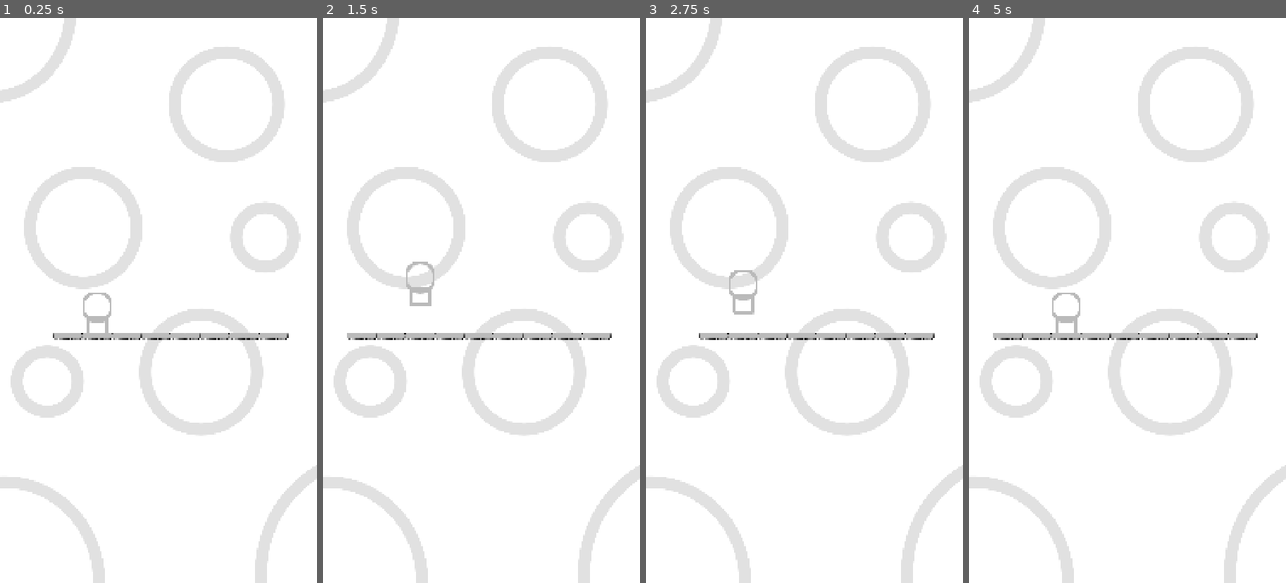
Above: before the commit, frames 1-4 (left to right).
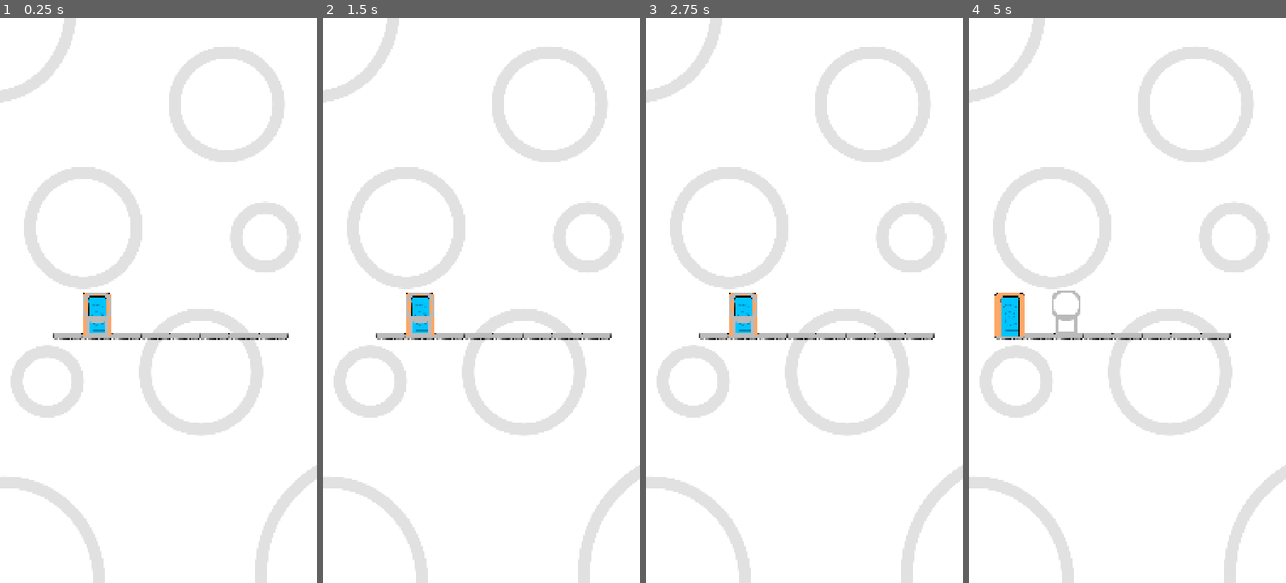
Above: after the commit, the same moments.

Repository: ocastrm/Projet_solo_1
Game: Godot game, scene res://Scene/monde.tscn
Two runs of this game, one before a commit and one after it. Both use one fixed random seed, a clock stepped at 60 frames per second and the inputs below.
Inputs:
- Up to frame 1 (0.25 s): no input
- Up to frame 2 (1.5 s): tap Enter at 0.5 s; tap Space (Saut) at 0.77 s
- Up to frame 3 (2.75 s): tap Space (Saut) at 1.52 s
- Up to frame 4 (5 s): tap Space (Saut) at 3.02, 3.5, 3.77, 4.52 s

The runs differ from the first frame. In frame 1, 0.4% of the frame differs, in the area x 26-36%, y 48-57%; in frame 2, 0.9%; in frame 3, 0.7%; in frame 4, 1.2%, in the area x 7-92%, y 48-57%.

Commit message:
Debut et fin de niveau avec porte

Diff:
--- /dev/null
+++ b/Scene/Niveau/Element_de_niveau/Obstacles/muret.tscn
@@ -0,0 +1,16 @@
+[gd_scene load_steps=3 format=3 uid="uid://c5ld65k4ylcnw"]
+
+[ext_resource type="Texture2D" uid="uid://c6ixkk6vc6w4c" path="res://Asset/Eléments/muret_v.01.png" id="1_2qt2u"]
+
+[sub_resource type="RectangleShape2D" id="RectangleShape2D_826l4"]
+size = Vector2(10, 18)
+
+[node name="Muret" type="CharacterBody2D"]
+
+[node name="Sprite2D" type="Sprite2D" parent="."]
+texture_filter = 1
+texture = ExtResource("1_2qt2u")
+
+[node name="CollisionShape2D" type="CollisionShape2D" parent="."]
+position = Vector2(0, 2)
+shape = SubResource("RectangleShape2D_826l4")
--- a/Scene/Niveau/Element_de_niveau/Script/plateforme.gd
+++ b/Scene/Niveau/Element_de_niveau/Script/plateforme.gd
@@ -4,7 +4,7 @@
 
 
 func _physics_process(delta: float) -> void:
-	if get_parent().find_child("Timer_attente_plateforme").is_stopped() :
+	if get_parent().find_child("Timer_attente_plateforme").is_stopped() and get_parent().demarrer == true :
 		avancer(delta)
 
 func avancer(delta: float):
--- /dev/null
+++ b/Scene/Niveau/Element_de_niveau/porte.tscn
@@ -0,0 +1,19 @@
+[gd_scene load_steps=4 format=3 uid="uid://ber0bvccjpa3y"]
+
+[ext_resource type="Texture2D" uid="uid://ca00qh8e31who" path="res://Asset/Eléments/porte_v.01.png" id="1_nhc4e"]
+[ext_resource type="Script" uid="uid://co20lcumg3okl" path="res://Scene/Niveau/Element_de_niveau/Script/plateforme.gd" id="2_5q86m"]
+
+[sub_resource type="RectangleShape2D" id="RectangleShape2D_5q86m"]
+size = Vector2(100, 150)
+
+[node name="Porte" type="CharacterBody2D"]
+collision_layer = 2
+collision_mask = 128
+script = ExtResource("2_5q86m")
+
+[node name="Sprite2D" type="Sprite2D" parent="."]
+texture = ExtResource("1_nhc4e")
+
+[node name="CollisionShape2D" type="CollisionShape2D" parent="."]
+texture_filter = 1
+shape = SubResource("RectangleShape2D_5q86m")
--- a/Scene/Niveau/Script/niveau.gd
+++ b/Scene/Niveau/Script/niveau.gd
@@ -1,23 +1,41 @@
 extends Node2D
 @export var plateforme_scene :PackedScene
+@export var porte_scene :PackedScene
+@export var muret_scene :PackedScene
+var demarrer = false
+@export var vague = 10
+var vague_passe = 0
 
 func _ready() -> void:
-	init_niveau()
+	debut_jeux()
 
 func _process(_delta: float) -> void:
 	pass
 
+func debut_jeux():
+	$Joueur.position = $Position_joueur.position
+	for i in range(8):
+		generer_plateforme(Vector2($Position_plateforme.global_position.x - i * 100,$Position_plateforme.global_position.y))
+		$Start_timer.start()
+		generer_porte($Position_joueur.global_position)
+
 func init_niveau():
-	$Joueur.position = $Position_joueur.position
 	$Timer_apparition_plateforme.start()
 	$Timer_attente_plateforme.start()
-	for i in range(8):
-		generer_plateforme(Vector2($Position_plateforme.global_position.x - i * 100,$Position_plateforme.global_position.y))
+	demarrer = true
+
+func fin_niveau():
+	demarrer = false
 
 func generer_plateforme(Position):
 	var plateforme :CharacterBody2D = plateforme_scene.instantiate()
 	add_child(plateforme)
 	plateforme.global_position = Position
+
+func generer_porte(Position):
+	var porte = porte_scene.instantiate()
+	add_child(porte)
+	porte.global_position = Position
 
 func verifier_action():
 	for i in $Joueur.prochaines_actions :
@@ -28,9 +46,20 @@
 			$Joueur.prochaines_actions = []
 
 func _on_timer_apparition_plateforme_timeout() -> void:
-	generer_plateforme($Position_plateforme.global_position)
-	verifier_action()
-	$Timer_attente_plateforme.start()
+	if vague_passe < vague :
+		generer_plateforme($Position_plateforme.global_position)
+		verifier_action()
+		$Timer_attente_plateforme.start()
+		vague_passe += 1
+		if vague_passe == vague - 5 :
+			generer_porte(Vector2($Position_plateforme.global_position.x,$Position_joueur.global_position.y))
+	else :
+		generer_plateforme($Position_plateforme.global_position)
+		fin_niveau()
+
 
 func _on_area_2d_body_entered(body: Node2D) -> void:
 	body.queue_free()
+
+func _on_start_timer_timeout() -> void:
+	init_niveau()
--- a/Scene/Niveau/niveau_1.tscn
+++ b/Scene/Niveau/niveau_1.tscn
@@ -1,8 +1,9 @@
-[gd_scene load_steps=6 format=3 uid="uid://u7ettx1nfbjl"]
+[gd_scene load_steps=7 format=3 uid="uid://u7ettx1nfbjl"]
 
 [ext_resource type="PackedScene" uid="uid://dcf6mhl2mubir" path="res://Scene/joueur.tscn" id="1_gjrnc"]
 [ext_resource type="Script" uid="uid://8rg06v4t8pm6" path="res://Scene/Niveau/Script/niveau.gd" id="1_j62dv"]
 [ext_resource type="PackedScene" uid="uid://bqfw3qfm5y6kb" path="res://Scene/Niveau/Element_de_niveau/plateforme.tscn" id="2_m1cyu"]
+[ext_resource type="PackedScene" uid="uid://ber0bvccjpa3y" path="res://Scene/Niveau/Element_de_niveau/porte.tscn" id="3_dx10x"]
 
 [sub_resource type="RectangleShape2D" id="RectangleShape2D_m1cyu"]
 
@@ -11,11 +12,16 @@
 [node name="Niveau 1" type="Node2D"]
 script = ExtResource("1_j62dv")
 plateforme_scene = ExtResource("2_m1cyu")
+porte_scene = ExtResource("3_dx10x")
 
 [node name="Timer_apparition_plateforme" type="Timer" parent="."]
 
 [node name="Timer_attente_plateforme" type="Timer" parent="."]
 wait_time = 0.8
+one_shot = true
+
+[node name="Start_timer" type="Timer" parent="."]
+wait_time = 3.0
 one_shot = true
 
 [node name="Position_joueur" type="Marker2D" parent="."]
@@ -49,4 +55,5 @@
 scale = Vector2(2, 2)
 
 [connection signal="timeout" from="Timer_apparition_plateforme" to="." method="_on_timer_apparition_plateforme_timeout"]
+[connection signal="timeout" from="Start_timer" to="." method="_on_start_timer_timeout"]
 [connection signal="body_entered" from="Area2D" to="." method="_on_area_2d_body_entered"]
--- a/Scene/monde.tscn
+++ b/Scene/monde.tscn
@@ -1,8 +1,9 @@
-[gd_scene load_steps=4 format=3 uid="uid://v0edqos2dlln"]
+[gd_scene load_steps=5 format=3 uid="uid://v0edqos2dlln"]
 
 [ext_resource type="Texture2D" uid="uid://blth40doslwrk" path="res://Asset/Eléments/Fondecran_v.01.png" id="1_gv6ta"]
 [ext_resource type="PackedScene" uid="uid://u7ettx1nfbjl" path="res://Scene/Niveau/niveau_1.tscn" id="1_r8qe0"]
 [ext_resource type="PackedScene" uid="uid://bjp4x6vl5boep" path="res://Scene/iu.tscn" id="2_gv6ta"]
+[ext_resource type="PackedScene" uid="uid://c5ld65k4ylcnw" path="res://Scene/Niveau/Element_de_niveau/Obstacles/muret.tscn" id="3_8e8qk"]
 
 [node name="Monde" type="Node2D"]
 
@@ -11,5 +12,6 @@
 texture = ExtResource("1_gv6ta")
 
 [node name="Niveau 1" parent="." instance=ExtResource("1_r8qe0")]
+muret_scene = ExtResource("3_8e8qk")
 
 [node name="IU" parent="." instance=ExtResource("2_gv6ta")]
Binary file added: Asset/Eléments/muret_v.01.png
Not shown, added: Asset/Eléments/muret_v.01.png.import
Binary file added: Asset/Eléments/porte_v.01.png
Not shown, added: Asset/Eléments/porte_v.01.png.import
Not shown, added: Asset/Eléments/Fondecran_frame_1.kra
Not shown, added: Asset/Eléments/Fondecran_frame_6.kra
Not shown, added: Asset/Eléments/Joueur_idle1_v.2.kra
Not shown, added: Asset/Eléments/muret.kra
Not shown, added: Asset/Eléments/porte.kra
